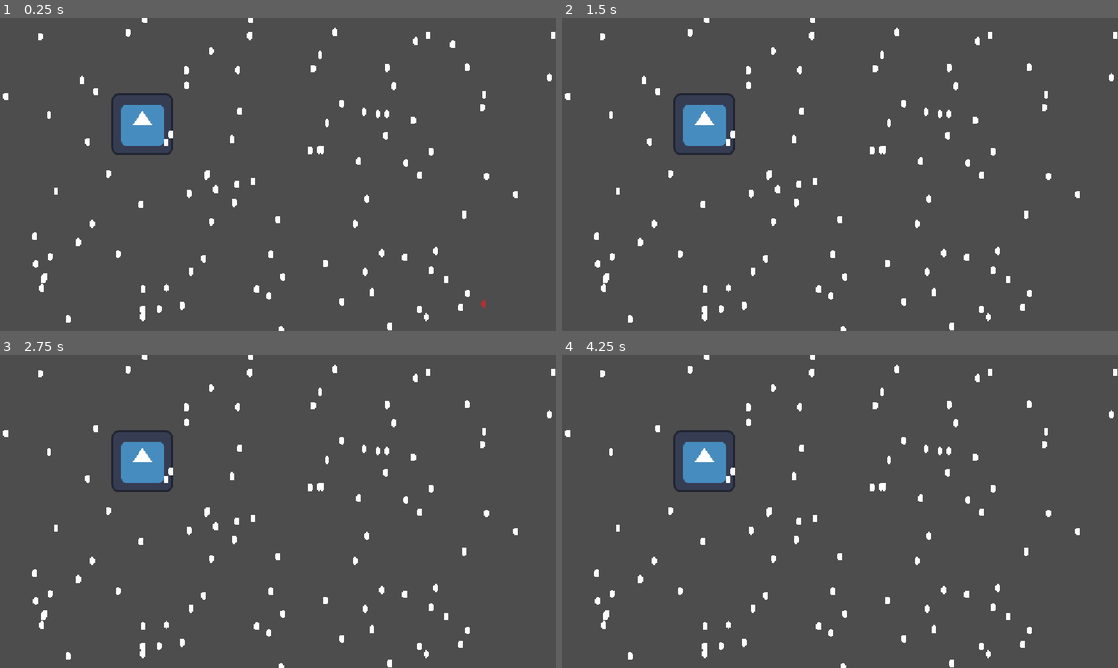
Above: before the commit, frames 1-4 (two rows, left to right).
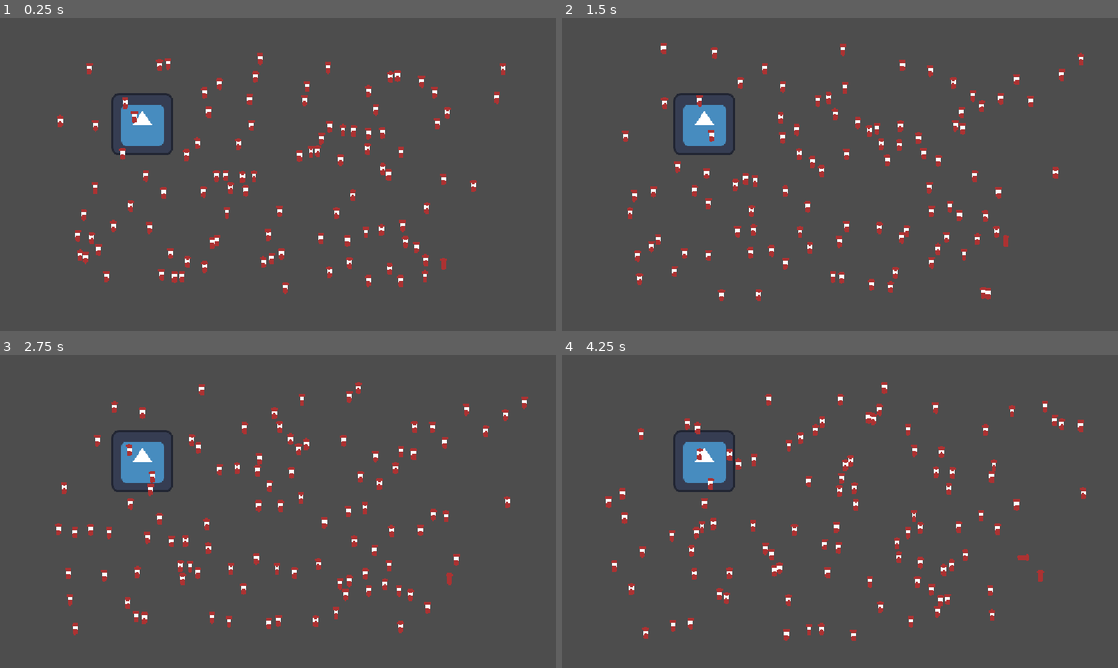
Above: after the commit, the same moments.

Repository: ZiyadAziz/Another-Count-Bites-The-Dust
Game: Godot game, scene res://scenes/game.tscn
The game is run twice, just before and just after one commit, with the same random seed, the same clock (stepped at 60 frames per second) and the same inputs. The engine's default icon, where the game draws it, is replaced by a stand-in: a white triangle on a blue panel in a dark square.
Inputs (mouse positions are in pixels of both pictures, inside the frame that each line leads up to):
- Up to frame 1 (0.25 s): no input
- Up to frame 2 (1.5 s): move the mouse to (1045, 302) at 0.52 s; click (1045, 302) at 0.67 s; move the mouse to (1012, 43) at 1.27 s; click (1012, 43) at 1.42 s
- Up to frame 3 (2.75 s): move the mouse to (83, 417) at 2.02 s; click (83, 417) at 2.17 s
- Up to frame 4 (4.25 s): move the mouse to (778, 527) at 2.77 s; click (778, 527) at 2.92 s; move the mouse to (650, 480) at 3.52 s; click (650, 480) at 3.67 s

The runs differ from the first frame. In frame 1, 5.1% of the frame differs, in the area x 0-100%, y 0-100%; in frame 2, 5.1%; in frame 3, 5.1%; in frame 4, 5.0%.

Commit message:
Added the roaming mechanics, and world borders

Diff:
--- a/scenes/count.tscn
+++ b/scenes/count.tscn
@@ -2,10 +2,11 @@
 
 [ext_resource type="Script" uid="uid://cfvoy8n0hxfcy" path="res://scripts/count.gd" id="1_wca8b"]
 [ext_resource type="Texture2D" uid="uid://demx7d27nvrar" path="res://assets/Temp_Count.png" id="1_xwakv"]
+[ext_resource type="Texture2D" uid="uid://0vdiidetkqcc" path="res://assets/Temp_Imposta.png" id="3_3tblt"]
 
 [sub_resource type="CapsuleShape2D" id="CapsuleShape2D_g4v7s"]
 radius = 5.0
-height = 16.0
+height = 26.0
 
 [sub_resource type="CircleShape2D" id="CircleShape2D_wca8b"]
 radius = 64.0
@@ -17,6 +18,16 @@
 [node name="Sprite2D" type="Sprite2D" parent="." unique_id=210038922]
 texture = ExtResource("1_xwakv")
 
+[node name="Sprite2D2" type="Sprite2D" parent="." unique_id=865974295]
+position = Vector2(0, -8)
+scale = Vector2(1.34375, 0.4375)
+texture = ExtResource("3_3tblt")
+
+[node name="Sprite2D3" type="Sprite2D" parent="." unique_id=745479027]
+position = Vector2(0, 7)
+scale = Vector2(1, 0.75)
+texture = ExtResource("3_3tblt")
+
 [node name="CollisionShape2D" type="CollisionShape2D" parent="." unique_id=303084489]
 shape = SubResource("CapsuleShape2D_g4v7s")
 
@@ -27,7 +38,11 @@
 disabled = true
 
 [node name="MurderClock" type="Timer" parent="." unique_id=788351401]
-wait_time = 10.0
+wait_time = 3.0
+
+[node name="WaitTimer" type="Timer" parent="." unique_id=2039855863]
+one_shot = true
 
 [connection signal="input_event" from="." to="." method="_on_input_event"]
 [connection signal="timeout" from="MurderClock" to="." method="_on_murder_clock_timeout"]
+[connection signal="timeout" from="WaitTimer" to="." method="_on_wait_timer_timeout"]
--- a/scenes/game.tscn
+++ b/scenes/game.tscn
@@ -3,6 +3,21 @@
 [ext_resource type="Texture2D" uid="uid://bl7ght80cpits" path="res://icon.svg" id="1_uwrxv"]
 [ext_resource type="Script" uid="uid://u1ngfs3xri4i" path="res://scripts/level_manager.gd" id="1_yqjtg"]
 [ext_resource type="PackedScene" uid="uid://cx4l8n6c7rp65" path="res://scenes/spawner.tscn" id="3_lnu2h"]
+
+[sub_resource type="WorldBoundaryShape2D" id="WorldBoundaryShape2D_g4v7s"]
+distance = -592.0
+
+[sub_resource type="WorldBoundaryShape2D" id="WorldBoundaryShape2D_yf5fn"]
+normal = Vector2(1, 0)
+distance = 71.0
+
+[sub_resource type="WorldBoundaryShape2D" id="WorldBoundaryShape2D_57qmd"]
+normal = Vector2(0, 1)
+distance = 51.0
+
+[sub_resource type="WorldBoundaryShape2D" id="WorldBoundaryShape2D_d0u6y"]
+normal = Vector2(-1, 0)
+distance = -1093.0
 
 [node name="Game" type="Node2D" unique_id=1294443204]
 
@@ -15,3 +30,17 @@
 texture = ExtResource("1_uwrxv")
 
 [node name="spawner" parent="." unique_id=1828385876 instance=ExtResource("3_lnu2h")]
+
+[node name="Borders" type="StaticBody2D" parent="." unique_id=415895682]
+
+[node name="CollisionShape2D" type="CollisionShape2D" parent="Borders" unique_id=1156676438]
+shape = SubResource("WorldBoundaryShape2D_g4v7s")
+
+[node name="CollisionShape2D2" type="CollisionShape2D" parent="Borders" unique_id=382168564]
+shape = SubResource("WorldBoundaryShape2D_yf5fn")
+
+[node name="CollisionShape2D3" type="CollisionShape2D" parent="Borders" unique_id=1465088363]
+shape = SubResource("WorldBoundaryShape2D_57qmd")
+
+[node name="CollisionShape2D4" type="CollisionShape2D" parent="Borders" unique_id=842747300]
+shape = SubResource("WorldBoundaryShape2D_d0u6y")
--- a/scenes/spawner.tscn
+++ b/scenes/spawner.tscn
@@ -4,7 +4,7 @@
 [ext_resource type="PackedScene" uid="uid://cqphvx0byhu71" path="res://scenes/count.tscn" id="2_ik2nu"]
 
 [sub_resource type="RectangleShape2D" id="RectangleShape2D_g4v7s"]
-size = Vector2(1152, 648)
+size = Vector2(926, 476)
 
 [node name="spawner" type="Area2D" unique_id=1828385876]
 script = ExtResource("1_2vbf6")
--- a/scripts/count.gd
+++ b/scripts/count.gd
@@ -1,41 +1,116 @@
 extends CharacterBody2D
+
+@onready var murder_zone: Area2D = $MurderZone
+@onready var murder_collision_shape_2d: CollisionShape2D = $MurderZone/CollisionShape2D
+@onready var murder_clock: Timer = $MurderClock
+@onready var wait_timer: Timer = $WaitTimer
+
+@onready var body: Sprite2D = $Sprite2D
+@onready var hat: Sprite2D = $Sprite2D2
+@onready var robe: Sprite2D = $Sprite2D3
 
 var id := 0
 var imposter := false
 
-enum State {ROAM, DEAD} #Not sure if this is what to do for the movement stuff
+enum State {ROAM, WAIT, DEAD}
 var current_state = State.ROAM
+var died = false
 
-@onready var murder_zone: Area2D = $MurderZone
-@onready var murder_collision_shape_2d: CollisionShape2D = $MurderZone/CollisionShape2D
-@onready var murder_clock: Timer = $MurderClock
-@onready var sprite_2d: Sprite2D = $Sprite2D
+const SPEED := 40.0
+const ROAM_AREA := 100.0
+const TARGET_THRESHOLD := 6.0
+
+var roam_target := Vector2.ZERO
+var move_direction := Vector2.ZERO
+
+const BOB_SPEED := 16.0
+const BOB_AMOUNT := 2.5
+var bob_timer := 0.0
+
+var body_default_y := 0.0
+var hat_default_y := 0.0
+var robe_default_y := 0.0
 
 func _ready() -> void:
 	if imposter:
 		murder_collision_shape_2d.disabled = false
 		murder_clock.start()
-		sprite_2d.texture = load("res://assets/Temp_Imposta.png")
-	pass
+		body.texture = load("res://assets/Temp_Imposta.png")
 
-#I believe this is where the roaming function would be, need to research that more though
+	body_default_y = body.position.y
+	hat_default_y = hat.position.y
+	robe_default_y = robe.position.y
+
+	pick_new_target()
+
 #Maybe if you're the imposter, you should try to roam to other NPCs/Have different roaming mechanics in general
 func _process(delta: float) -> void:
-	pass
+	if current_state == State.DEAD:
+		body.texture = load("res://assets/Temp_Imposta.png")
+		velocity = Vector2.ZERO
+
+		if not died:
+			create_tween().tween_property(self, "rotation_degrees", 90.0, 0.3)
+		died = true
+		return
+
+	if current_state == State.WAIT:
+		velocity = Vector2.ZERO
+		move_and_slide()
+		return
+
+	if current_state == State.ROAM:
+		var to_target = roam_target - global_position
+		if to_target.length() < TARGET_THRESHOLD:
+			current_state = State.WAIT
+			wait_timer.start()
+			return
+
+		velocity = move_direction * SPEED
+		move_and_slide()
+
+		#bounce off of other npcs and wall
+		if get_slide_collision_count() > 0:
+			var collision = get_slide_collision(0)
+
+			move_direction = move_direction.bounce(collision.get_normal()).normalized()
+
+			roam_target = global_position + move_direction * ROAM_AREA
+
+		#flips the assets based on what direction the Count is facing
+		if move_direction.x != 0:
+			var facing_left = move_direction.x < 0
+			body.flip_h = facing_left
+			hat.flip_h = facing_left
+			robe.flip_h = facing_left
+
+		#Bobbing while moving
+		bob_timer += delta * BOB_SPEED
+		var offset = sin(bob_timer) * BOB_AMOUNT
+
+		body.position.y = body_default_y + offset
+		hat.position.y = hat_default_y + offset
+		robe.position.y = robe_default_y + offset
+
+func pick_new_target():
+	var angle = randf() * TAU
+	var distance = randf_range(40.0, ROAM_AREA)
+
+	roam_target = global_position + Vector2.RIGHT.rotated(angle) * distance
+	move_direction = (roam_target - global_position).normalized()
 
 #This is the killing mechanic, need to check whether or not the Count is an imposter for what it does, currently just queue_free but later it should play a sound and animation
 # and maybe just set the NPC state to being dead
 func _on_input_event(viewport: Node, event: InputEvent, shape_idx: int) -> void:
 	if event is InputEventMouseButton and event.pressed and event.button_index == MOUSE_BUTTON_LEFT:
 		queue_free()
-	pass # Replace with function body.
 
 #Here I would need to play the murder audio, and also the character murdered needs to play a death animation
 func _on_murder_clock_timeout() -> void:
 	var possible_victims: Array = []
 
 	for body in murder_zone.get_overlapping_bodies():
-		if body != self and body.current_state != State.DEAD:
+		if body is CharacterBody2D and not body.imposter and body.current_state != State.DEAD:
 			possible_victims.append(body)
 
 	if possible_victims.is_empty():
@@ -44,5 +119,12 @@
 
 	var victim = possible_victims.pick_random()
 	victim.current_state = State.DEAD
-	victim.queue_free() #play an animation instead
+	#victim.queue_free() #play an animation instead
 	print("Killed NPC", victim.id)
+
+
+func _on_wait_timer_timeout() -> void:
+	if not died:
+		current_state = State.ROAM
+		wait_timer.wait_time = randf_range(0.5, 2)
+		pick_new_target()
